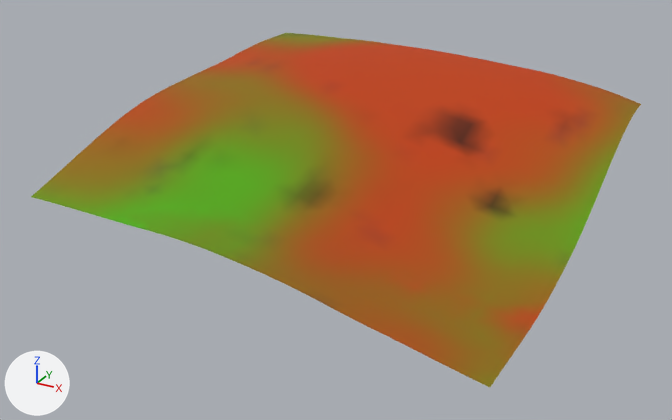
Renders of the glTF model games/yorimichi/assets/belmonte/meshes/SM_BM_BT_Terrain_1_5.glb from each side of a commit.
Camera for both pictures: a 50 mm lens placed at (-411.0, 362.0, 244.0), pointed at (-647.0, 791.0, 29.0). Lighting does not change. The marker at lower left points along +X, +Y and +Z. The older version comes first.

Names of what the first picture shows: 'SM_BM_BT_Terrain_1_5'.
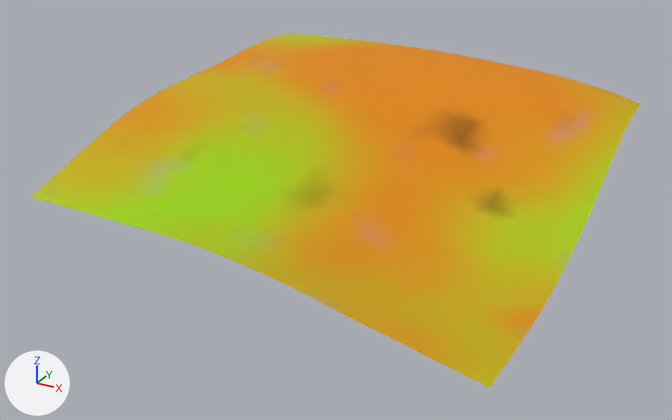
Changed parts and their boxes (x1, y1, x2, y2) in the pictures (672 x 420 px):
part 1 of me_sm_bt_terrain_1_5, recoloured (lighter)
    both: (119, 43, 593, 326)
part 2 of me_sm_bt_terrain_1_5, recoloured (brown to yellow)
    both: (81, 40, 640, 370)
part 3 of me_sm_bt_terrain_1_5, recoloured
    both: (41, 33, 641, 387)
part 4 of me_sm_bt_terrain_1_5, recoloured (lighter)
    both: (31, 127, 605, 262)

The change, as a list of edits to the scene's bpy script:
```text
Change me_sm_bt_terrain_1_5:
    where me_sm_bt_terrain_1_5.from_pydata(...)  # 1089 vertices, 2048 faces; spans x -768.0..-512.0, y 680.0..936.0, z 19.0..91.0
    used by ob_sm_bm_bt_terrain_1_5; location = (0.0, 0.0, 0.0)
    me_sm_bt_terrain_1_5 part 1: 752 faces centred in x -766.0..-515.0, y 722.0..933.0, z 20.0..91.0 are repainted in the vertex colours; the middle colour goes from orange #bf3f00 to orange #e08800
    me_sm_bt_terrain_1_5 part 2: 540 faces centred in x -766.0..-515.0, y 682.0..933.0, z 20.0..91.0 are repainted in the vertex colours; the middle colour goes from brown #a45b00 to yellow #d2a100
    me_sm_bt_terrain_1_5 part 3: 481 faces centred in x -766.0..-515.0, y 682.0..933.0, z 20.0..91.0 are repainted in the vertex colours; the middle colour goes from yellow #8b7100 to yellow #c3b200
    me_sm_bt_terrain_1_5 part 4: 275 faces centred in x -766.0..-515.0, y 682.0..850.0, z 30.0..71.0 are repainted in the vertex colours; the middle colour goes from green #659900 to green #a9cb00
```
